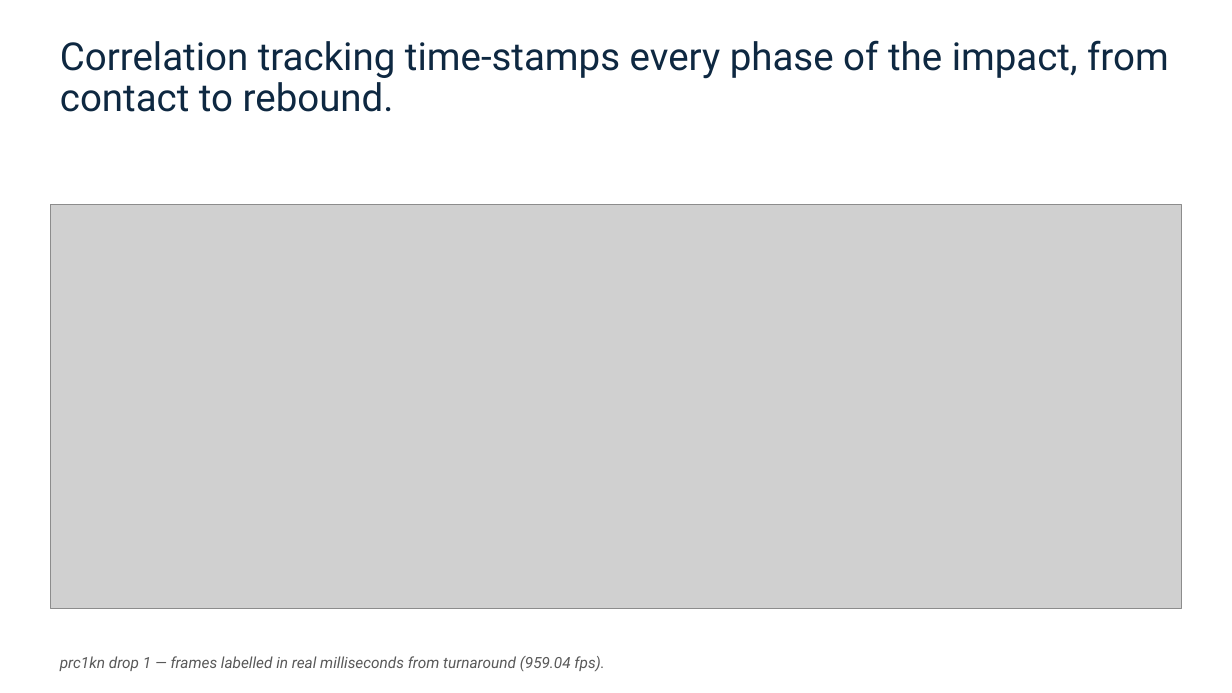
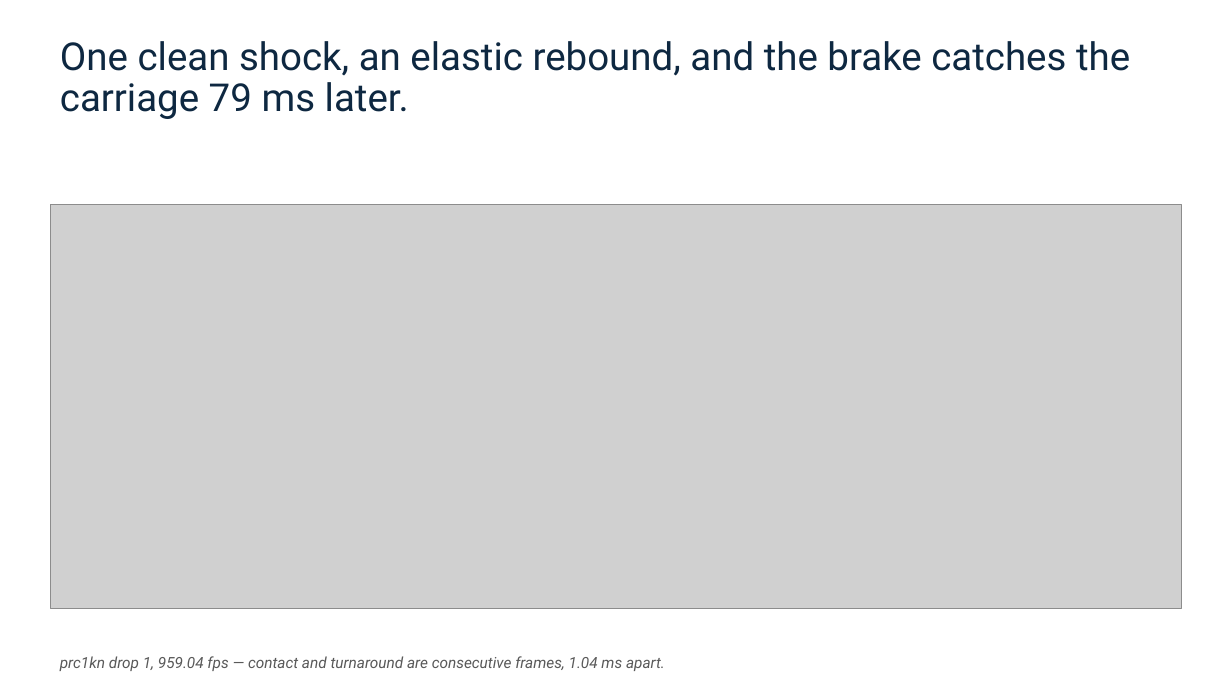
Before and after one commit to vertical-cloud-lab/tensegrity-optimization, a slide deck: slide 20 of presentation/Slide Decks/IDETC Supplement Slides (BO block + gap + video + accel).pptx. Drawn at 1232x693 pixels with LibreOffice and Linux fonts; fonts in the diff are those of the drawing; grey boxes stand for pictures. Boxes give left, top, right and bottom in pixels: in the first picture for what was removed or moved away, otherwise in the second. Text is boxed around its words. In the diff, an @@ line names an element or a change of style, - is before the commit and + after.

```diff
--- a/presentation/Slide Decks/IDETC Supplement Slides (BO block + gap + video + accel).pptx
+++ b/presentation/Slide Decks/IDETC Supplement Slides (BO block + gap + video + accel).pptx
@@ title at (60,41,1130,119): text changed @@
-Correlation tracking time-stamps every phase of the impact, from contact to rebound.
+One clean shock, an elastic rebound, and the brake catches the carriage 79 ms later.
@@ text at (60,656,665,671): text changed @@
-prc1kn drop 1 — frames labelled in real milliseconds from turnaround (959.04 fps).
+prc1kn drop 1, 959.04 fps — contact and turnaround are consecutive frames, 1.04 ms apart.
```
Also in this commit, not shown: 3 other slides changed, 7 slides added, 7 slides removed, 30 other files.
